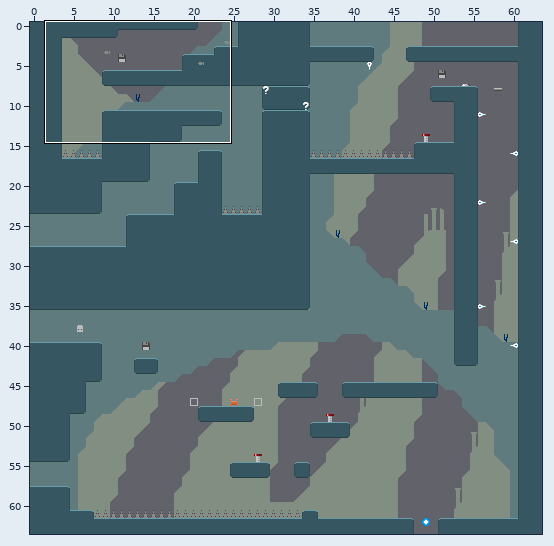
Tiled map (JSON) -- tiled/maps/5-1.json. The first picture is a wide view before the edit; the outline marks the close-up.
Close-up. Before the edit:
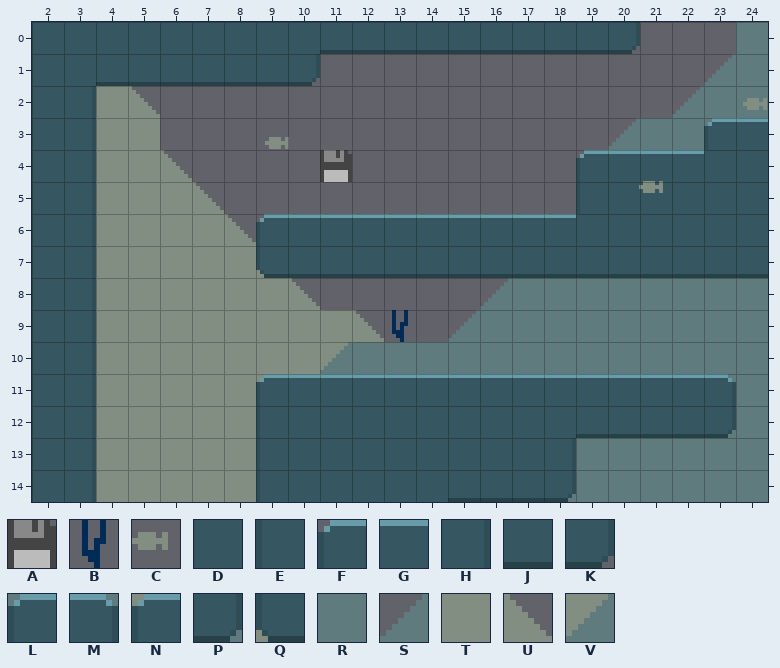
Cells are 8x8 px. Shown: x 2..24, y 0..14. The commit also changed other parts of the map, which this record leaves out.
Key: from "objects": A 5, B 11, C 15; from "tileset": D 0, E 1, F 2, G 3, H 9, J 11, K 12, L 16, M 17, N 22, P 25, Q 30, R 32, S 36, T 40, U 43, V 46.
_ is an empty cell.
Objects are placed by their top-left corner, in cells (3,4 is the top-left corner of cell 3,4); size is 1x1 cell unless given.
Layer "main" before, first column x 2:
 0 DDDDDDDDDJJJJJJJJJK___R
 1 DDJJJJJJK____________SR
 2 DHTU________________SRR
 3 DHTT______________SRRLG
 4 DHTTU____________FGGGDD
 5 DHTTTU___________EDDDDD
 6 DHTTTTUFGGGGGGGGGDDDDDD
 7 DHTTTTTQJJJJJJJJJJJJJJJ
 8 DHTTTTTTU_____SRRRRRRRR
 9 DHTTTTTTTTU__SRRRRRRRRR
10 DHTTTTTTTVRRRRRRRRRRRRR
11 DHTTTTTNGGGGGGGGGGGGGMR
12 DHTTTTTEDDDDDDDDDJJJJPR
13 DHTTTTTEDDDDDDDDHRRRRRR
14 DHTTTTTEDDDDDJJJPRRRRRR
Objects on layer "objects" before:
C at 24.2,2.1
C at 9.3,3.3
A at 11,4
C at 21,4.7
B at 13,9
After the commit:
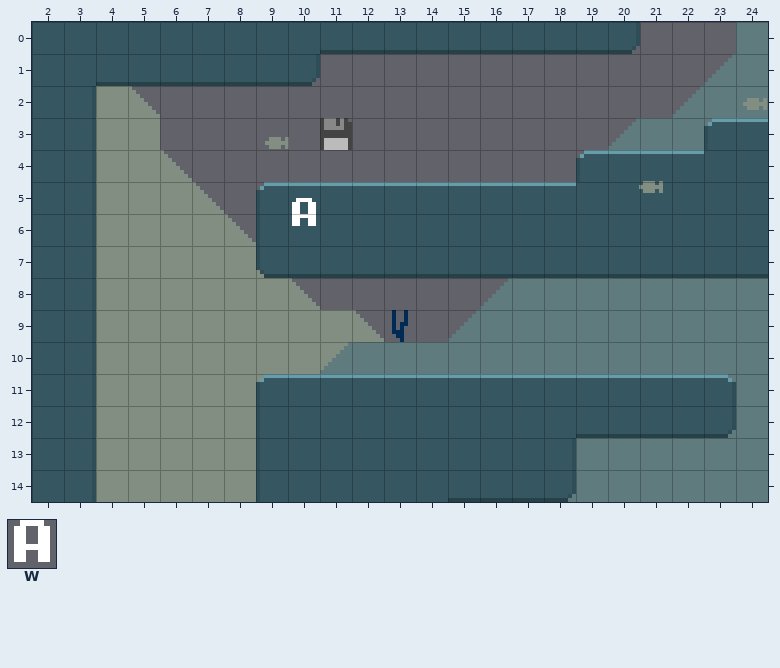
Further tiles: from "objects": W 27.
The exact change:
Layer "main":
y 5: x 9..18 __________ -> FGGGGGGGGG
y 6: x 9..18 FGGGGGGGGG -> EDDDDDDDDD
Layer "objects":
changed: A at 11,4 -> A at 11,3
added: W at 10,5.5
